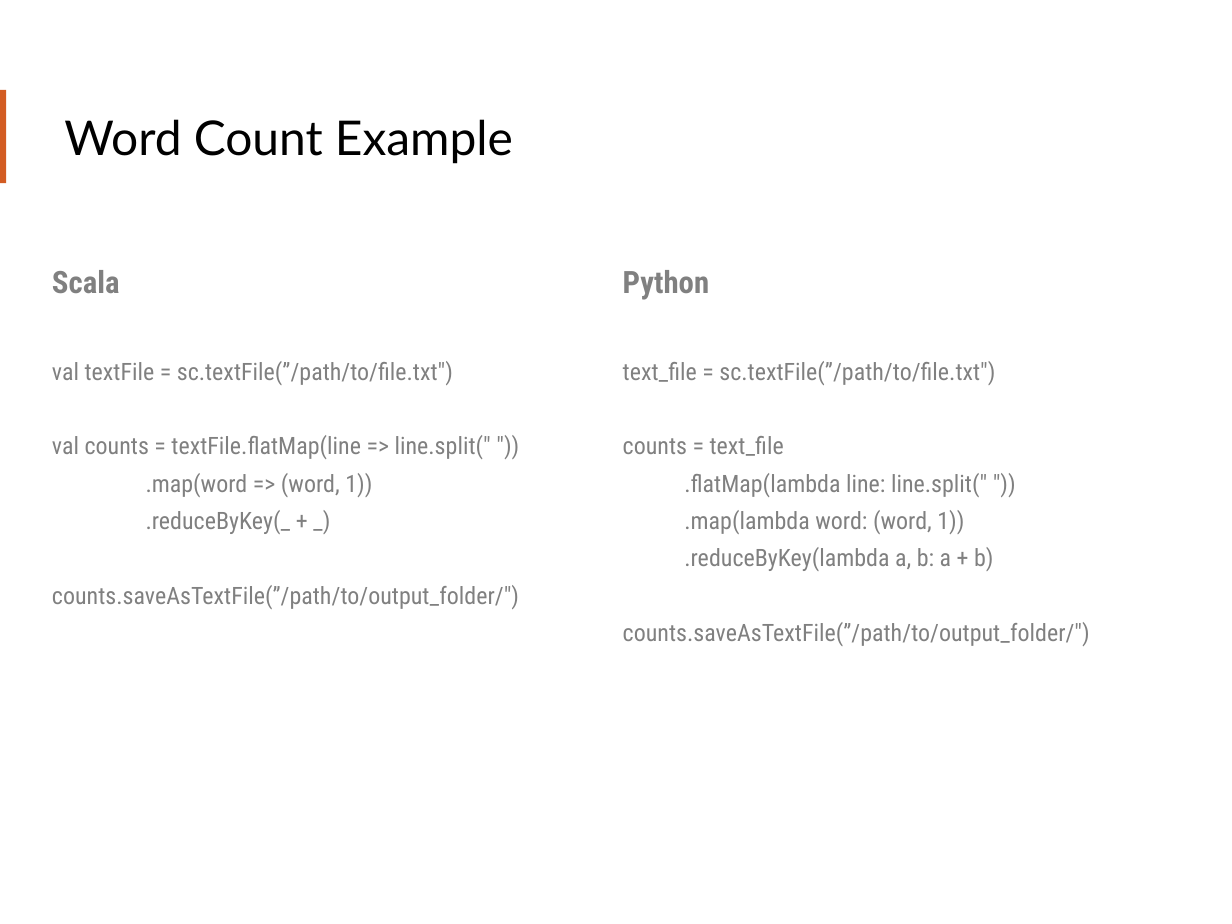
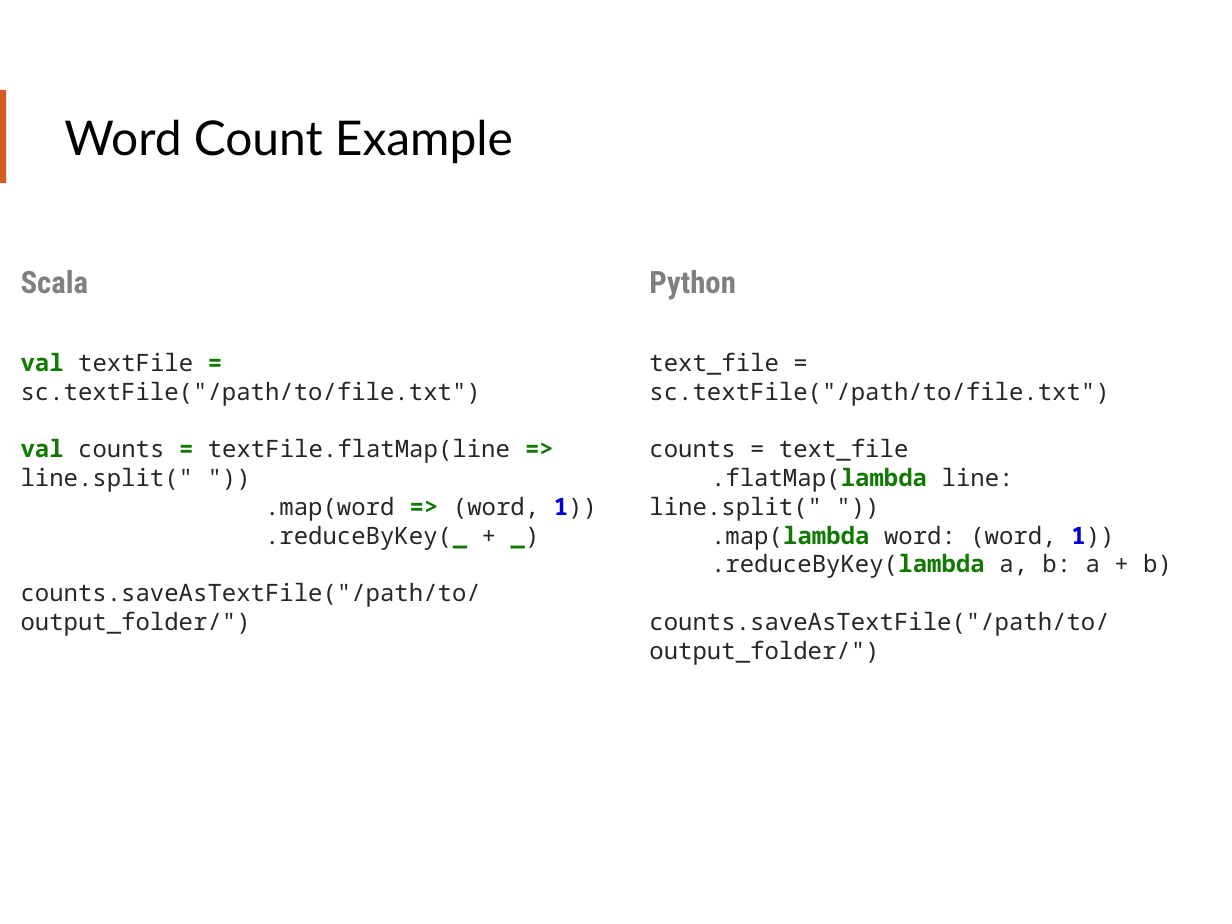
Before and after one commit to teamclairvoyant/intro-to-spark, a slide deck: slide 37 of Intro to Apache Spark Slides.pptx. Drawn at 1232x924 pixels with LibreOffice and Linux fonts; fonts in the diff are those of the drawing. Boxes give left, top, right and bottom in pixels: in the first picture for what was removed or moved away, otherwise in the second. Text is boxed around its words. In the diff, an @@ line names an element or a change of style, - is before the commit and + after.

Commit message:
Formatted the code snippets and reviewed the ppt.

```diff
--- a/Intro to Apache Spark Slides.pptx
+++ b/Intro to Apache Spark Slides.pptx
@@ text "Scala": place and size @@
-text "Scala" at [52, 270, 519, 609]
+text "Scala" at [21, 270, 597, 636]
@@ text "Python": place and size @@
-text "Python" at [623, 270, 1090, 646]
+text "Python" at [649, 270, 1172, 665]
@@ text at [21, 352, 481, 406]: text changed; font Roboto Condensed to Noto Sans Mono; text colour #808080 to #262626 @@
-val textFile = sc.textFile(”/path/to/file.txt")
+val textFile = sc.textFile("/path/to/file.txt")
@@ text at [649, 352, 1109, 406]: text changed; font Roboto Condensed to Noto Sans Mono; text colour #808080 to #262626 @@
-text_file = sc.textFile(”/path/to/file.txt")
+text_file = sc.textFile("/path/to/file.txt")
@@ text at [21, 438, 597, 550]: font Roboto Condensed to Noto Sans Mono in "val counts = textFile.flatMap(line => line.split(" "))", ".map(word => (word, 1))", ".reduceByKey(_ + _)"; text colour #808080 to #107902 in "val = =>", "=>", ".reduceByKey(_ _)"; text colour #808080 to #262626 in "counts textFile.flatMap(line line.split(" "))", ".map(word (word, 1))", ".reduceByKey(_ + _)"; bold on in "val = =>", "=> 1))", ".reduceByKey(_ _)"; text colour #808080 to #0000D5 in "1))"; line spacing 1.3 to 1 @@
@@ text at [649, 438, 1172, 578]: font Roboto Condensed to Noto Sans Mono, text colour #808080 to #262626 in "counts = text_file", ".flatMap(lambda line: line.split(" "))", ".map(lambda word: (word, 1))", ".reduceByKey(lambda a, b: a + b)"; text colour #808080 to #107902 in ".flatMap(lambda", ".map(lambda", ".reduceByKey(lambda"; bold on in ".flatMap(lambda", ".map(lambda 1))", ".reduceByKey(lambda"; text colour #808080 to #0000D5 in "1))"; line spacing 1.3 to 1 @@
@@ text at [21, 582, 481, 636]: text changed; font Roboto Condensed to Noto Sans Mono; text colour #808080 to #262626 @@
-counts.saveAsTextFile(”/path/to/output_folder/")
+counts.saveAsTextFile("/path/to/output_folder/")
@@ text at [649, 611, 1109, 665]: text changed; font Roboto Condensed to Noto Sans Mono; text colour #808080 to #262626 @@
-counts.saveAsTextFile(”/path/to/output_folder/")
+counts.saveAsTextFile("/path/to/output_folder/")
```
Also in this commit, not shown: 20 other slides changed.
